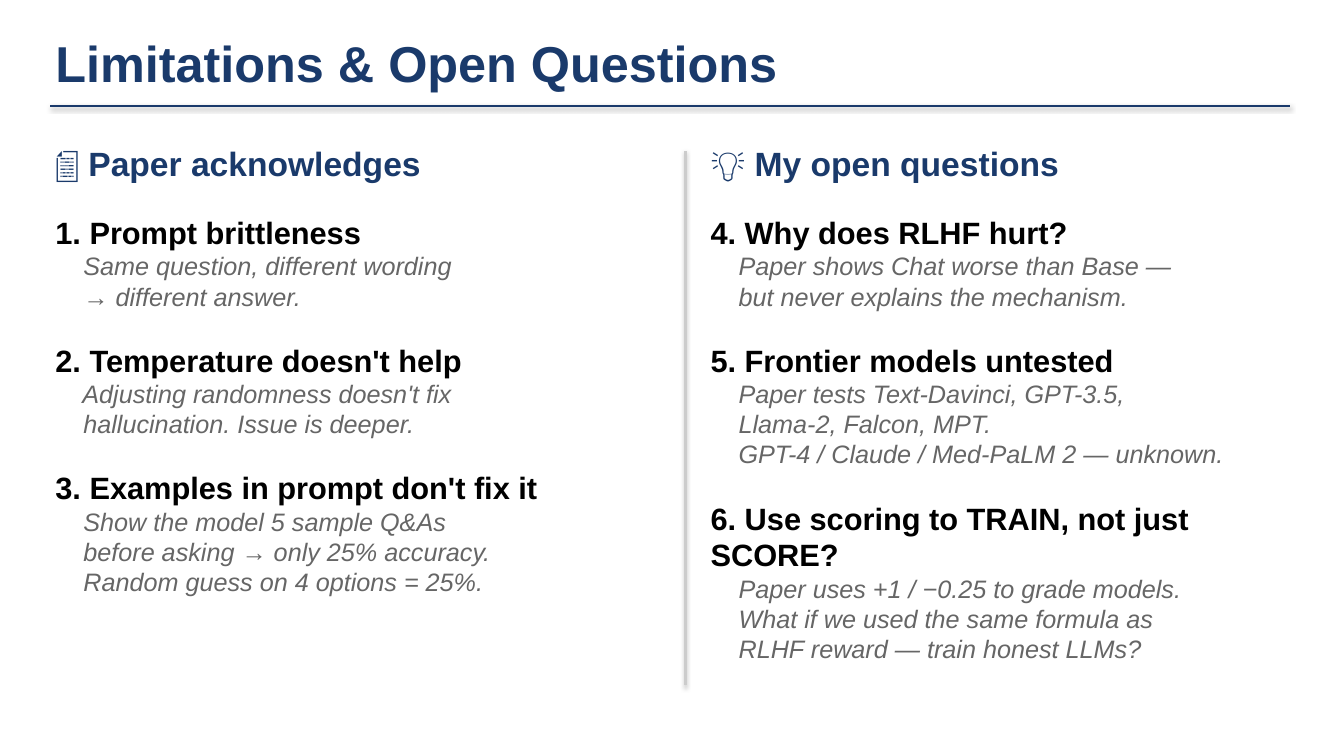
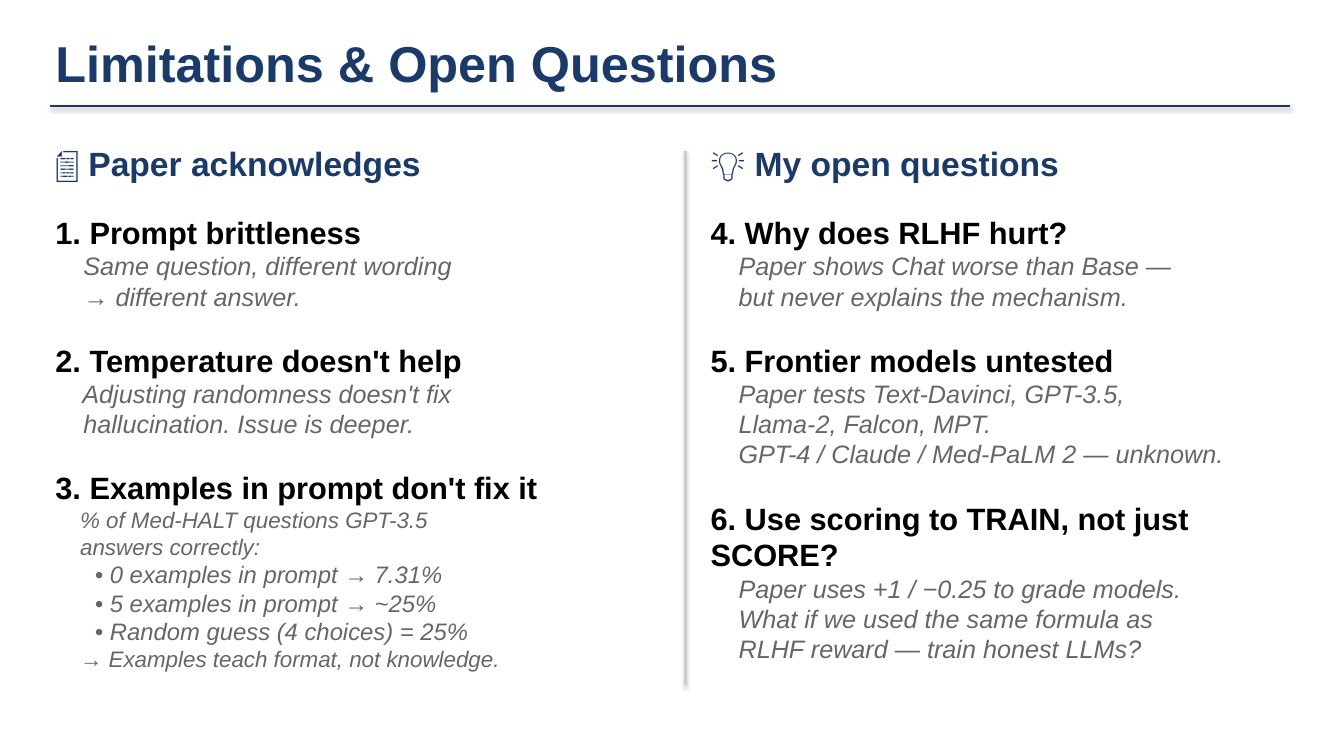
Before and after one commit to j-a-v-e-n/knowledge-vault, a slide deck: slide 6 of MyBrain/notes/ucsd/Spring 2026/ECE284/MedHALT_Slides_9_to_15.pptx. Drawn at 1344x756 pixels with LibreOffice and Linux fonts; fonts in the diff are those of the drawing. Boxes give left, top, right and bottom in pixels: in the first picture for what was removed or moved away, otherwise in the second. Text is boxed around its words. In the diff, an @@ line names an element or a change of style, - is before the commit and + after.

```diff
--- a/MyBrain/notes/ucsd/Spring 2026/ECE284/MedHALT_Slides_9_to_15.pptx
+++ b/MyBrain/notes/ucsd/Spring 2026/ECE284/MedHALT_Slides_9_to_15.pptx
@@ text at (80, 512, 500, 672): text changed; size 18 to 16 pt @@
-Show the model 5 sample Q&As
-before asking → only 25% accuracy.
-Random guess on 4 options = 25%.
+% of Med-HALT questions GPT-3.5
+answers correctly:
+• 0 examples in prompt → 7.31%
+• 5 examples in prompt → ~25%
+• Random guess (4 choices) = 25%
+→ Examples teach format, not knowledge.
```
Also in this commit, not shown: 2 other files.
